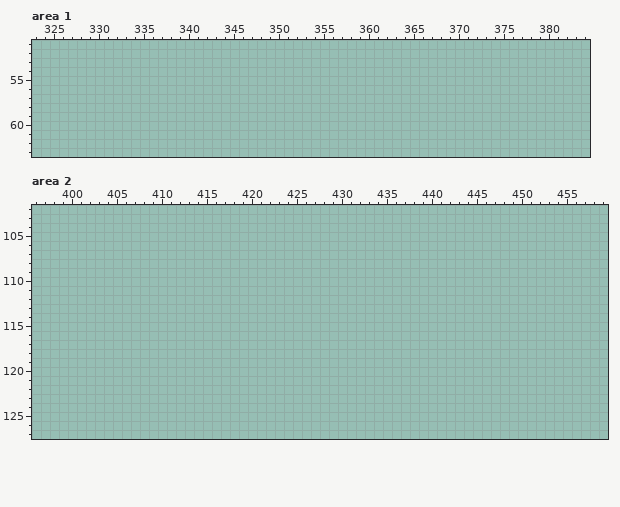
File history of a pixel-art file, sprites.aseprite. The picture above was drawn from the file before the commit.
592x128 pixels, 1 frame. Colours within 5 levels of each other are drawn and written as one. Shown: area 1: x 323..384, y 51..63; area 2: x 396..459, y 102..127.
The same view after the edit:
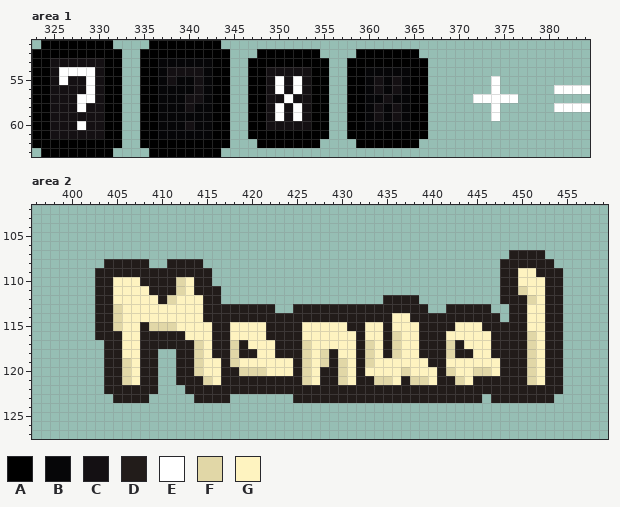
Palette (. is transparent): A #000000  B #060608  C #141013  D #221c1a  E #ffffff  F #e1d7a7  G #fef3c0
What changed:
Changed rows in their new state; - is an unchanged pixel.
Area 1:
first column x 323:
51 -AAAAAAAA----AAAAAAAA-----------------------------------------
52 AAAAAAAAAA--AAAAAAAAAA---AAAAAAA----AAAAAAA-------------------
53 AACCCCCCAA--AABBBBBBAA--AAAAAAAAA--AAAAAAAAA------------------
54 AACEEEECAA--AABCCCCBAA--AACCCCCAA--AABBBBBAA------------------
55 AACECCECAA--AABCBBCBAA--AACECECAA--AABCBCBAA-------E----------
56 AACCCCECAA--AABBBBCBAA--AACECECAA--AABCBCBAA-------E------EEEE
57 AACCCEECAA--AABBBCCBAA--AACCECCAA--AABBCBBAA-----EEEEE--------
58 AACCCECCAA--AABBBCBBAA--AACECECAA--AABCBCBAA-------E------EEEE
59 AACCCCCCAA--AABBBBBBAA--AACECECAA--AABCBCBAA-------E----------
60 AACCCECCAA--AABBBCBBAA--AACCCCCAA--AABBBBBAA------------------
61 AACCCCCCAA--AABBBBBBAA--AAAAAAAAA--AAAAAAAAA------------------
62 AAAAAAAAAA--AAAAAAAAAA---AAAAAAA----AAAAAAA-------------------
63 -AAAAAAAA----AAAAAAAA-----------------------------------------
Area 2:
first column x 403:
107 ----------------------------------------------DDDD--
108 -DDDDD--DDDD---------------------------------DDDDDD-
109 DDDDDDDDDDDDD--------------------------------DDGGDDD
110 DDGGGDDDDFGDD--------------------------------DDGGGDD
111 DDGGGGDDDFGDDD-------------------------------DDFGGDD
112 DDGGGGGDFGGGDD------------------DDDD---------DDDFGDD
113 DDFGGGGGGGGGDDDDDDDD--DDDDDDDDDDDDDDD--DDDDD--DDGGDD
114 DDFGGGGGGGGGDDDDDDDDDDDDDDDDDDDDDGGDDDDDDDDDD-DDGGDD
115 DDFGGDFFFGGGGDDGGGGDDDDGGGGGDDGGDGGGDDDDGGGDDDDDGGDD
116 DDDGGDDDDDGGGDDGGGGDDDDGGGGGGDGGDFGGDDDGGGGGDDDDFGDD
117 -DDGGDDDDDDFGDDFDGGGDDDFGGGGGDFGDFGGDDDFDGGGDDDDFGDD
118 -DDGGDD--DDFGDDFDDGGDDDFGFDGGDFGDFGGDDDFDDGGDDDDFGDD
119 -DDFGDD--DDFGGDFGGGGGGDFGFDFGDFGGGGGGDDGGGGGGDDDFGDD
120 -DDFGDD--DDFGGDDFFFGGGDFGDDFGDGGGGFGGGDFGGFFGDDDFGDD
121 -DDFGDD--DDDFGDDDDDDDDDFGDDFGDDFFGDFFGDDFGDDDDDDFGDD
122 -DDDDDD---DDDDDDDDDDDDDDDDDDDDDDDDDDDDDDDDDDDDDDDDDD
123 --DDDD-----DDDD-------DDDDDDDDDDDDDDDDDDDDD-DDDDDDD-
Pixel boxes of the changes (left, top, right, bottom) in both pictures:
added: (32, 40, 428, 157)
added: (473, 76, 518, 121)
added: (554, 85, 590, 112)
added: (95, 250, 563, 403)
